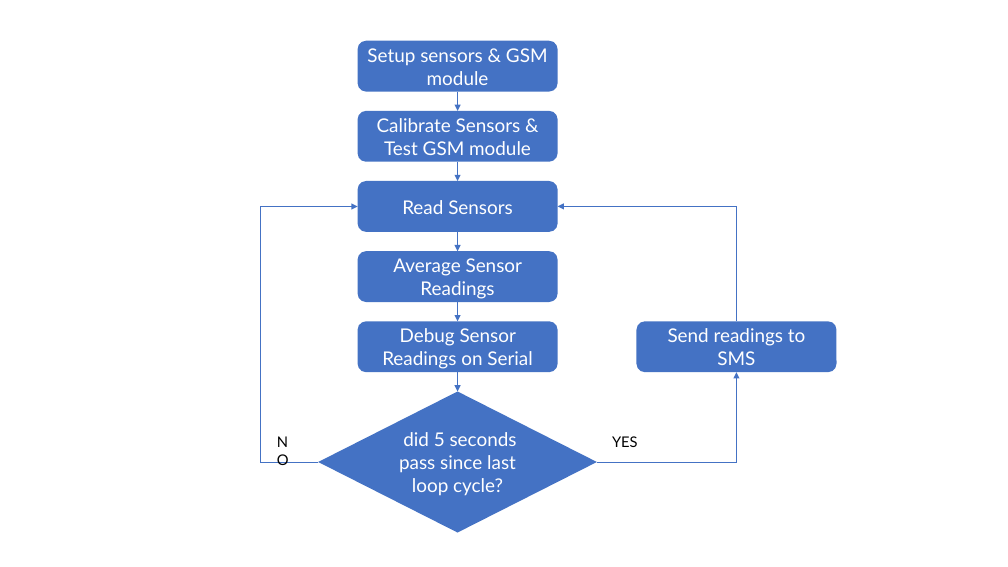
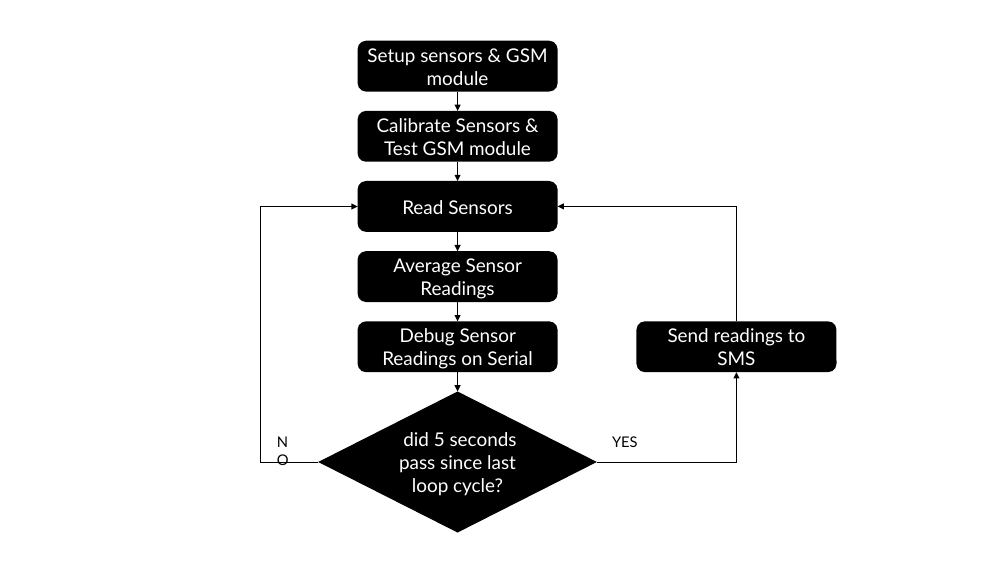
Before and after one commit to DBBEN/PlantMo-plant-monitoring-device, a slide deck: slide 2 of ppt/diagram.pptx. Drawn at 1008x567 pixels with LibreOffice and Linux fonts; fonts in the diff are those of the drawing. Boxes give left, top, right and bottom in pixels: in the first picture for what was removed or moved away, otherwise in the second. Text is boxed around its words. In the diff, an @@ line names an element or a change of style, - is before the commit and + after.

```diff
--- a/ppt/diagram.pptx
+++ b/ppt/diagram.pptx
@@ arrow (457, 91) - (457, 111): stroke #4472C4 0.5 pt to #000000 0.5 pt @@
@@ arrow (457, 162) - (457, 181): stroke #4472C4 0.5 pt to #000000 0.5 pt @@
@@ elbow arrow (318, 462) - (358, 206): stroke #4472C4 0.5 pt to #000000 0.5 pt @@
@@ elbow arrow (737, 321) - (558, 206): stroke #4472C4 0.5 pt to #000000 0.5 pt @@
@@ arrow (457, 232) - (457, 251): stroke #4472C4 0.5 pt to #000000 0.5 pt @@
@@ arrow (457, 302) - (457, 321): stroke #4472C4 0.5 pt to #000000 0.5 pt @@
@@ fill #4472C4 to #000000 in 7 elements at [358,41,558,91], [358,111,558,162], [358,181,558,231], [358,251,558,302], [358,321,558,372], [318,392,597,533], [637,321,837,372] @@
@@ arrow (457, 372) - (457, 392): stroke #4472C4 0.5 pt to #000000 0.5 pt @@
@@ elbow arrow (597, 462) - (737, 372): stroke #4472C4 0.5 pt to #000000 0.5 pt @@
```
Also in this commit, not shown: 2 other files.
